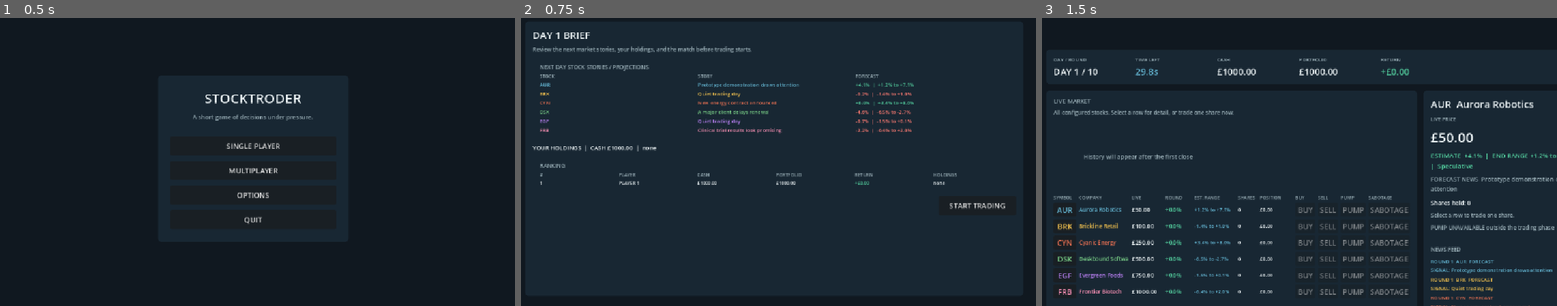
Above: before the commit, frames 1-3 (left to right).
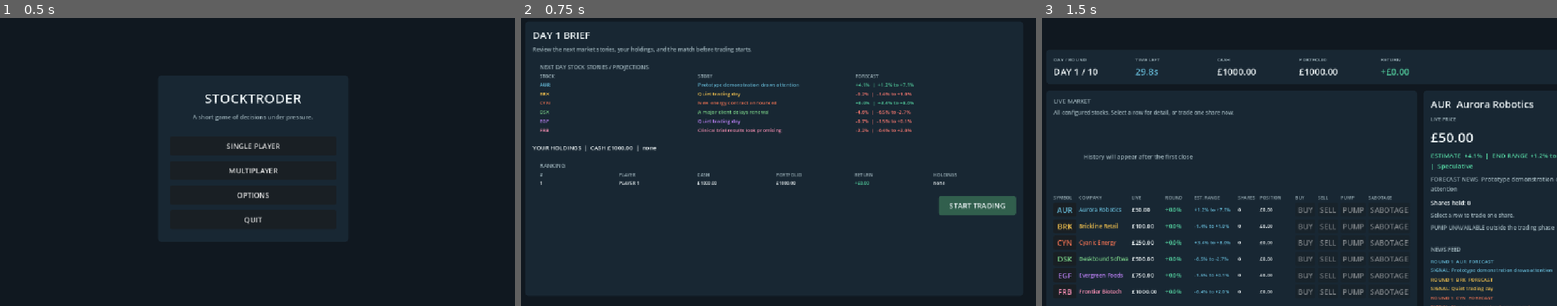
Above: after the commit, the same moments.

Repository: hardcoregandhi/stock-troder
Game: Godot game, scene res://scenes/main.tscn
The game is run twice, just before and just after one commit, with the same random seed, the same clock (stepped at 60 frames per second) and the same inputs.
Inputs:
- Up to frame 1 (0.5 s): no input
- Up to frame 2 (0.75 s): click "SINGLE PLAYER" at 0.5 s
- Up to frame 3 (1.5 s): click "START TRADING" at 1.25 s

Frame 1 is identical in both runs. In frame 2, 1.0% of the frame differs, in the area x 81-97%, y 61-69%; in frame 3, nothing differs.

Commit message:
Style forward actions consistently

Diff:
--- a/scripts/presentation/trading_dashboard.gd
+++ b/scripts/presentation/trading_dashboard.gd
@@ -267,6 +267,26 @@
 	label.add_theme_font_size_override("font_size", font_size)
 	label.add_theme_color_override("font_color", color)
 	return label
+
+func _forward_button(text: String, minimum_size: Vector2) -> Button:
+	var button := Button.new()
+	button.text = text
+	button.custom_minimum_size = minimum_size
+	var normal := StyleBoxFlat.new()
+	normal.bg_color = Color("315f4d")
+	normal.corner_radius_top_left = 5
+	normal.corner_radius_top_right = 5
+	normal.corner_radius_bottom_left = 5
+	normal.corner_radius_bottom_right = 5
+	var hover := normal.duplicate()
+	hover.bg_color = Color("3d7960")
+	var pressed := normal.duplicate()
+	pressed.bg_color = Color("244838")
+	button.add_theme_stylebox_override("normal", normal)
+	button.add_theme_stylebox_override("hover", hover)
+	button.add_theme_stylebox_override("pressed", pressed)
+	button.add_theme_color_override("font_color", TEXT)
+	return button
 
 func _build_stock_header() -> void:
 	for header in [
@@ -625,9 +645,7 @@
 	action_spacer.size_flags_horizontal = Control.SIZE_EXPAND_FILL
 	action_bar.add_child(action_spacer)
 	if session.game_state.phase == GameState.Phase.DEBRIEF:
-		var next_day := Button.new()
-		next_day.text = "NEXT DAY"
-		next_day.custom_minimum_size = Vector2(150, 38)
+		var next_day := _forward_button("NEXT DAY", Vector2(150, 38))
 		next_day.pressed.connect(_continue_after_debrief)
 		action_bar.add_child(next_day)
 
@@ -765,9 +783,8 @@
 	action_bar.custom_minimum_size.y = 42
 	action_bar.alignment = BoxContainer.ALIGNMENT_END
 	content.add_child(action_bar)
-	var start_button := Button.new()
+	var start_button := _forward_button("START TRADING", Vector2(170, 38))
 	start_trading_button = start_button
-	start_button.custom_minimum_size = Vector2(170, 38)
 	start_button.pressed.connect(_start_trading_from_brief)
 	action_bar.add_child(start_button)
 	_update_start_trading_button()
@@ -827,10 +844,13 @@
 	content.add_child(_label("Days completed: %d" % int(summary["days_completed"]), 13, MUTED))
 	content.add_child(_label("Final holdings: %s" % _holdings_text_from_dictionary(summary.get("holdings", {})), 13, TEXT))
 	content.add_child(_build_rankings_panel(summary.get("ranking", [])))
-	var restart := Button.new()
-	restart.text = "RESTART"
+	var action_bar := HBoxContainer.new()
+	action_bar.custom_minimum_size.y = 42
+	action_bar.alignment = BoxContainer.ALIGNMENT_END
+	content.add_child(action_bar)
+	var restart := _forward_button("RESTART", Vector2(150, 38))
 	restart.pressed.connect(_restart_run)
-	content.add_child(restart)
+	action_bar.add_child(restart)
 
 func _restart_run() -> void:
 	if debrief_layer != null:
Not shown, changed: AGENTS.md
Not shown, changed: docs/ui-redesign.md
